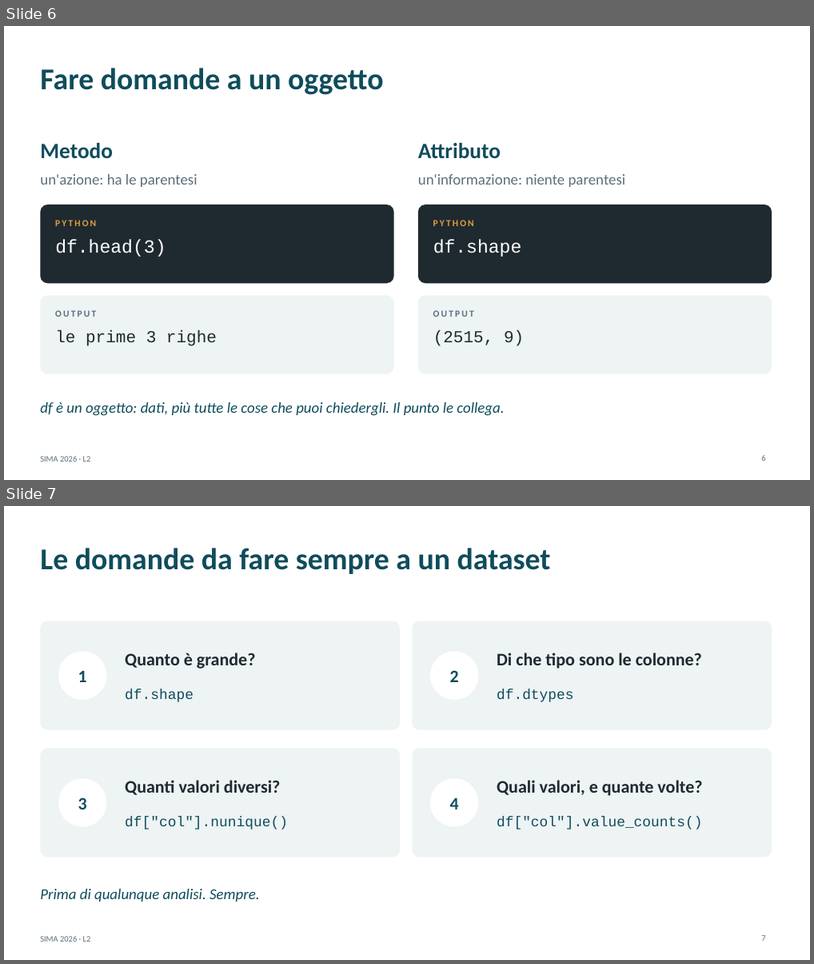
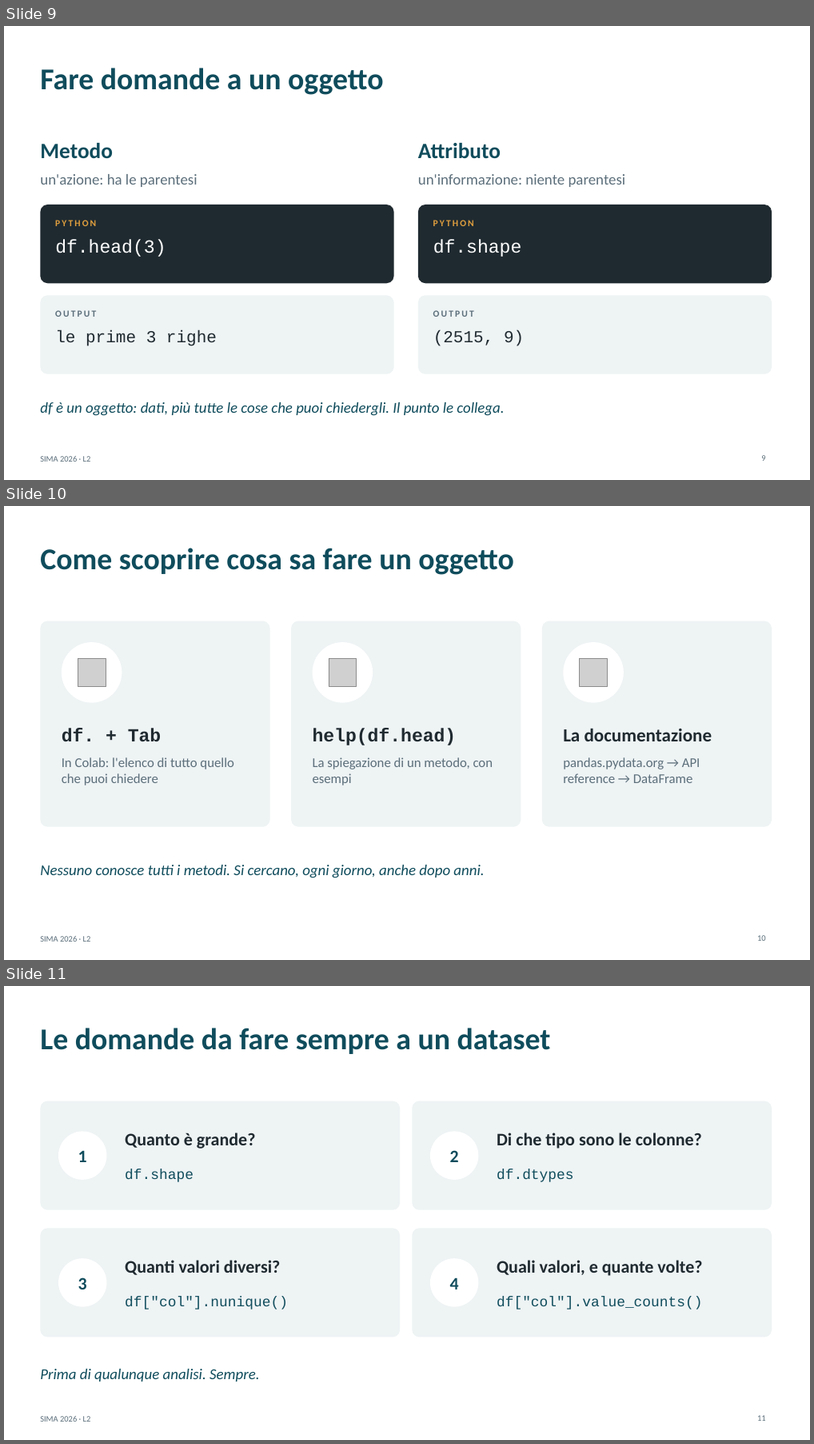
Before and after one commit to andrealorenzon/SIMA2026, a slide deck: lezioni/L02_conosci_il_dataset/slide.pptx. Shown one above the other, each under a label of ours: slides 6 and 7 before the commit, slides 9, 10 and 11 after it. The pictures are 814x964 and 814x1444 pixels, drawn with LibreOffice and Linux fonts; fonts in the diff are those of the drawing; grey boxes stand for pictures. Boxes give left, top, right and bottom in pixels: in the first picture for what was removed or moved away, otherwise in the second. Text is boxed around its words. In the diff, an @@ line names an element or a change of style, - is before the commit and + after.

```diff
--- a/lezioni/L02_conosci_il_dataset/slide.pptx
+++ b/lezioni/L02_conosci_il_dataset/slide.pptx
@@ slide 10 added at <box>4,506,810,960</box>, background #FFFFFF; not listed: 1 template element that a slide beside it also shows @@
@@ title added at <box>40,548,514,575</box>, 36 pt, text #0F4C5C, bold @@
+Come scoprire cosa sa fare un oggetto
@@ rounded rectangle added at <box>40,621,270,827</box>, fill #EEF3F4 @@
@@ rounded rectangle added at <box>291,621,522,827</box>, fill #EEF3F4 @@
@@ rounded rectangle added at <box>542,621,772,827</box>, fill #EEF3F4 @@
@@ ellipse added at <box>62,642,122,703</box>, fill #FFFFFF @@
@@ ellipse added at <box>313,642,373,703</box>, fill #FFFFFF @@
@@ ellipse added at <box>563,642,624,703</box>, fill #FFFFFF @@
@@ picture added at <box>78,659,106,686</box> @@
@@ picture added at <box>329,659,357,686</box> @@
@@ picture added at <box>580,659,608,686</box> @@
@@ text added at <box>62,728,162,741</box>, 22 pt, text #1F2A30, bold @@
+df. + Tab
@@ text added at <box>313,728,457,745</box>, 22 pt, text #1F2A30, bold @@
+help(df.head)
@@ text added at <box>563,728,713,741</box>, 22 pt, text #1F2A30, bold @@
+La documentazione
@@ text added at <box>62,757,234,785</box>, 16 pt, text #5C6F7B @@
+In Colab: l'elenco di tutto quello che puoi chiedere
@@ text added at <box>313,757,494,785</box>, 16 pt, text #5C6F7B @@
+La spiegazione di un metodo, con esempi
@@ text added at <box>563,757,701,783</box>, 16 pt, text #5C6F7B @@
+pandas.pydata.org → API reference → DataFrame
@@ text added at <box>40,864,484,878</box>, 18 pt, text #0F4C5C, italic @@
+Nessuno conosce tutti i metodi. Si cercano, ogni giorno, anche dopo anni.
@@ page number added at <box>758,935,766,940</box>, 10 pt, text #5C6F7B @@
+10
@@ what was slide 6 is now slide 9 @@
@@ what was slide 7 is now slide 11 @@
@@ page number at <box>758,1415,766,1420</box>: text changed @@
-7
+11
```
Also in this commit, not shown: 3 other slides added, 3 other files.
